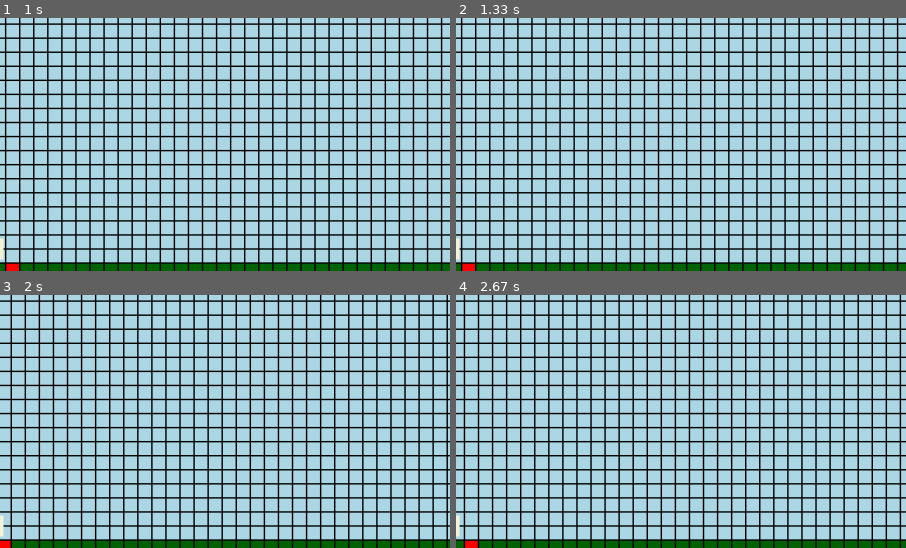
Above: before the commit, frames 1-4 (two rows, left to right).
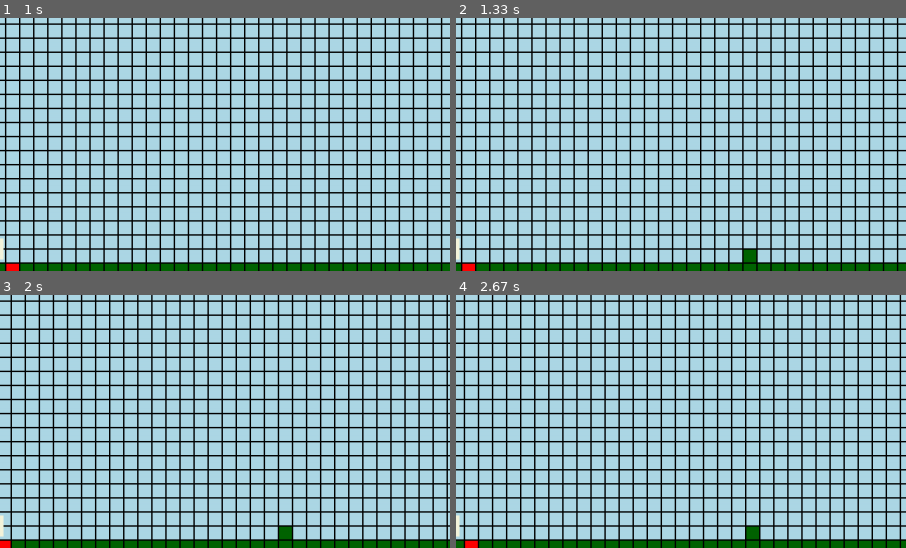
Above: after the commit, the same moments.

Repository: fuyther/pygame_project
Game: pygame game, started from main.py
The game is run twice, just before and just after one commit, with the same random seed, the same clock (stepped at 60 frames per second) and the same inputs.
Inputs (mouse positions are % of the whole screen's width and height, from its top left):
- Up to frame 1 (1 s): hold D 0.33-0.8 s; click (46, 54) at 0.88 s
- Up to frame 2 (1.33 s): click (82, 47) at 1.22 s
- Up to frame 3 (2 s): hold D 1.5-1.97 s
- Up to frame 4 (2.67 s): hold A 2-2.53 s; hold A from 2.57 s (still down)
The pictures show only the part of the screen within x 50-100%, y 4-54%; the shares and areas given below are measured in that part.

Frame 1 is identical in both runs. In frame 2, 0.2% of the frame differs, in the area x 63-67%, y 91-97%; in frame 3, 0.2%; in frame 4, 0.2%.

Commit message:
creating_block_added

Diff:
--- a/main.py
+++ b/main.py
@@ -106,6 +106,10 @@
             if event.key == pygame.K_a:
                 main_char.v_h = 0
                 main_char.a_h = 0
+        if event.type == pygame.MOUSEBUTTONDOWN:
+            cell = int(500 - 360 / 20) // 1 + int(event.pos[1] / 20), int(event.pos[0]/20) + int(500 - 640 / 20)//1
+            if world1.table[cell[0], cell[1]] == 0:
+                world1.table[cell[0], cell[1]] = 1
     try:
         if main_char.a_h != 0 or main_char.v_h != 0:
             # ограничение в скорости 40 метров в секунду или 800 пикселей в с
